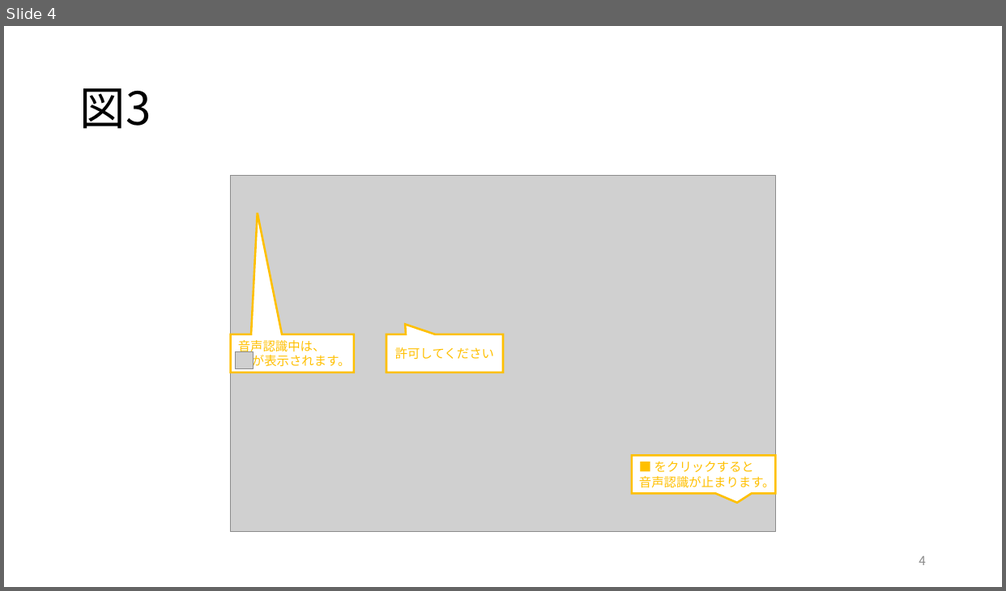
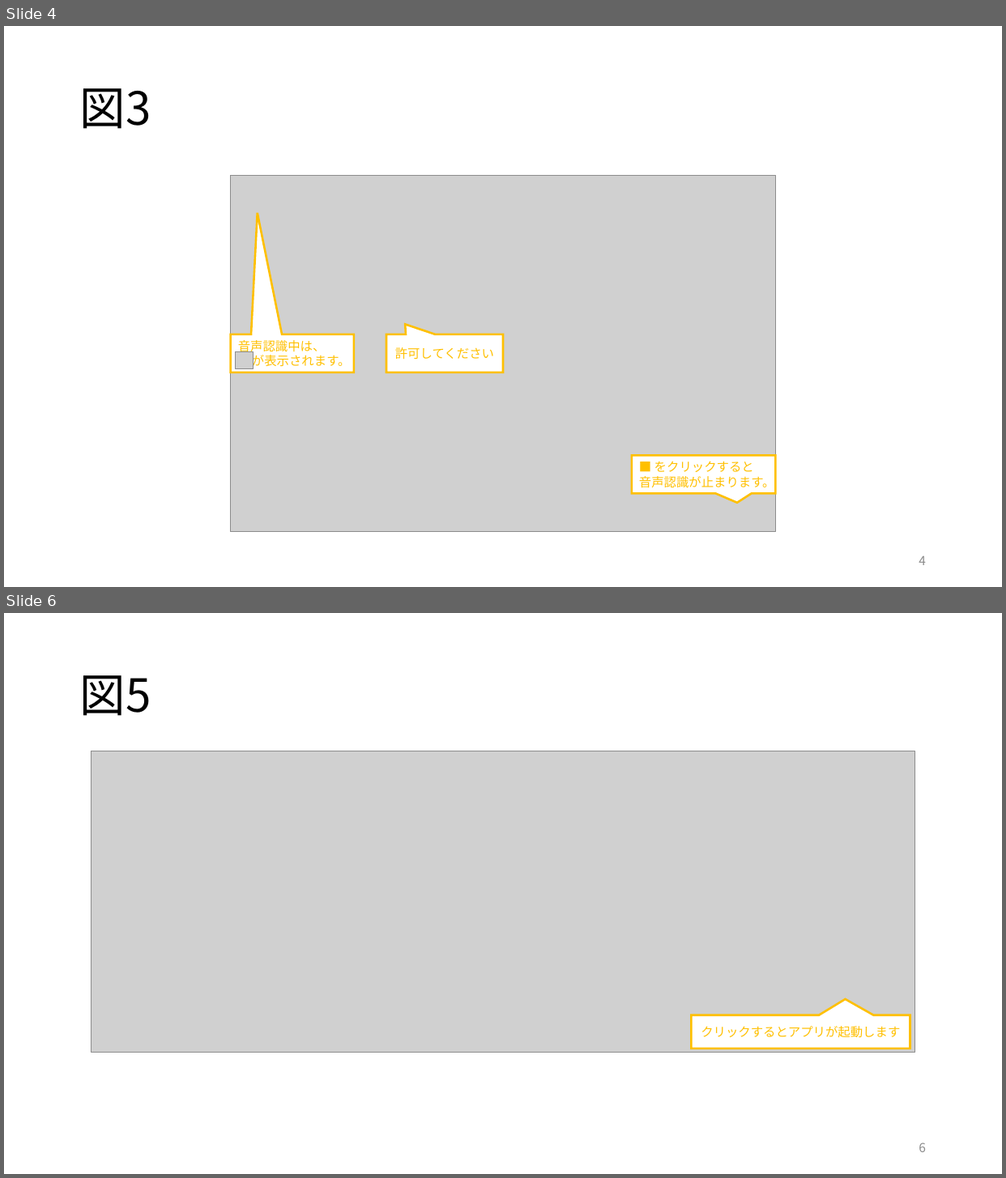
Before and after one commit to ippei0605/qa-chatbot, a slide deck: docs/Figure.pptx. Shown one above the other, each under a label of ours: slide 4 before the commit, slides 4 and 6 after it; the slides between them are not shown. The pictures are 1006x591 and 1006x1178 pixels, drawn with LibreOffice and Linux fonts; fonts in the diff are those of the drawing; grey boxes stand for pictures. Boxes give left, top, right and bottom in pixels: in the first picture for what was removed or moved away, otherwise in the second. Text is boxed around its words. In the diff, an @@ line names an element or a change of style, - is before the commit and + after.

```diff
--- a/docs/Figure.pptx
+++ b/docs/Figure.pptx
@@ slide 6 added at [4, 613, 1002, 1174], background #FFFFFF @@
@@ title added at [80, 675, 151, 716], 44 pt, text #000000 @@
+図5
@@ picture added at [91, 752, 915, 1053] @@
@@ speech box added at [691, 1016, 910, 1050], fill #FFFFFF, outline #FFC000 2 pt, 12 pt, text #FFC000 @@
+クリックするとアプリが起動します
@@ page number added at [918, 1143, 926, 1152], 12 pt, text #8C8C8C @@
+6
```
Also in this commit, not shown: 1 other slide added, 4 other files.
